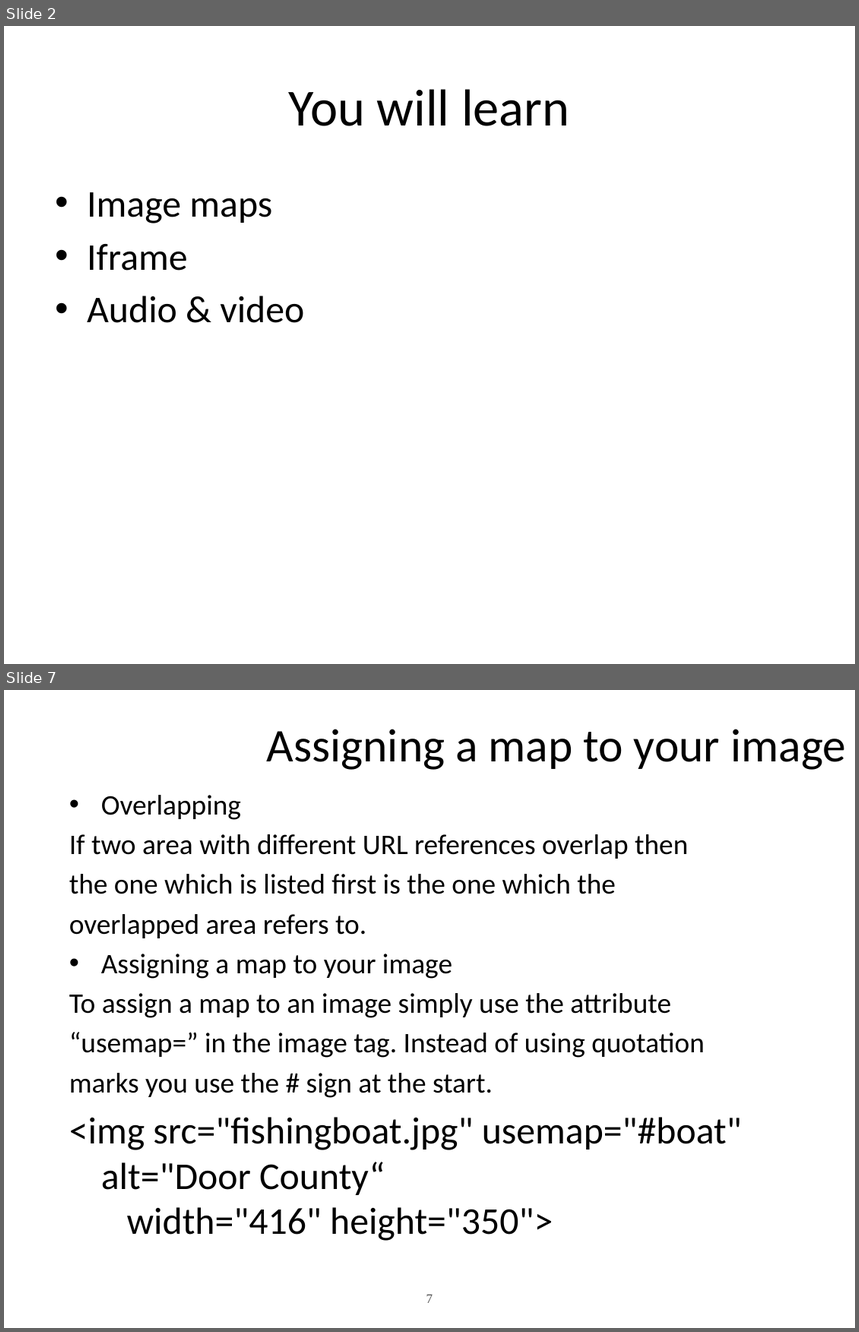
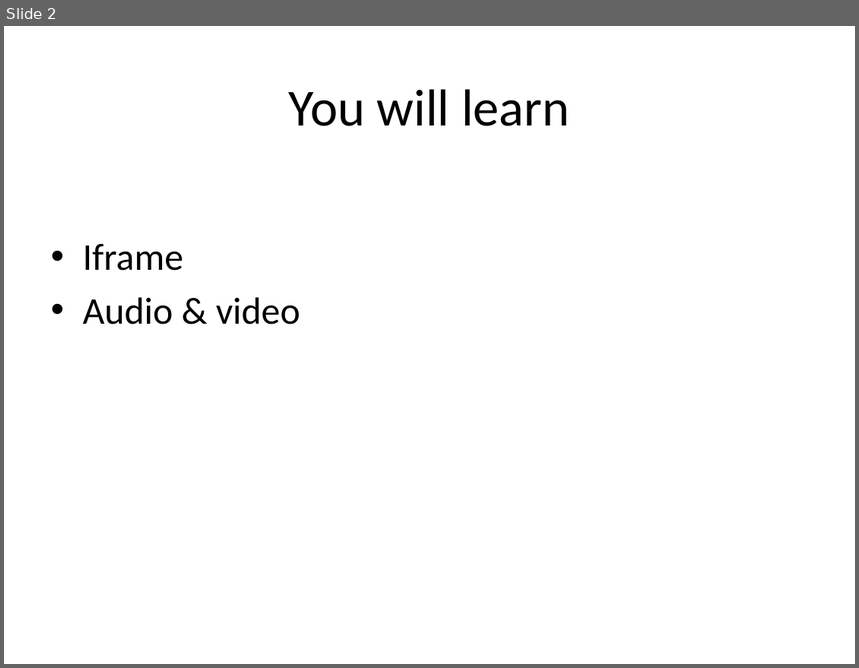
Before and after one commit to amogbil/PSU-webdev, a slide deck: Slides/Lecture10-imgMaps-iframe-audio-video.pptx. Shown one above the other, each under a label of ours: slides 2 and 7 before the commit, slide 2 after it; the slides between them are not shown. The pictures are 859x1332 and 859x668 pixels, drawn with LibreOffice and Linux fonts; fonts in the diff are those of the drawing. Boxes give left, top, right and bottom in pixels: in the first picture for what was removed or moved away, otherwise in the second. Text is boxed around its words. In the diff, an @@ line names an element or a change of style, - is before the commit and + after.

```diff
--- a/Slides/Lecture10-imgMaps-iframe-audio-video.pptx
+++ b/Slides/Lecture10-imgMaps-iframe-audio-video.pptx
@@ slide 7 removed at box(4, 690, 855, 1328), background #FFFFFF @@
@@ title removed at box(267, 729, 846, 770) @@
-Assigning a map to your image
@@ text removed at box(69, 795, 742, 1241) @@
-• Overlapping
-If two area with different URL references overlap then
-the one which is listed first is the one which the
-overlapped area refers to.
-• Assigning a map to your image
-To assign a map to an image simply use the attribute
-“usemap=” in the image tag. Instead of using quotation
-marks you use the # sign at the start.
-<img src="fishingboat.jpg" usemap="#boat" alt="Door County“
-width="416" height="350">
@@ page number removed at box(427, 1295, 433, 1303) @@
-7
@@ slide 2 changed as well @@
@@ text at box(87, 192, 272, 224): paragraph removed @@
-• Image maps
```
Also in this commit, not shown: 12 other slides changed, 5 other slides removed.
